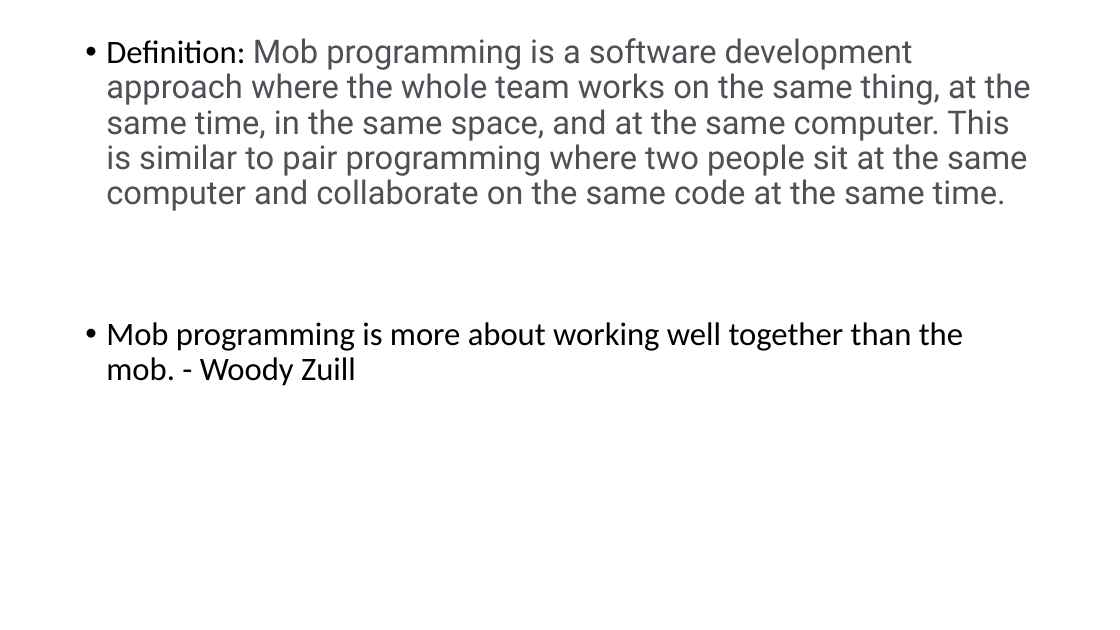
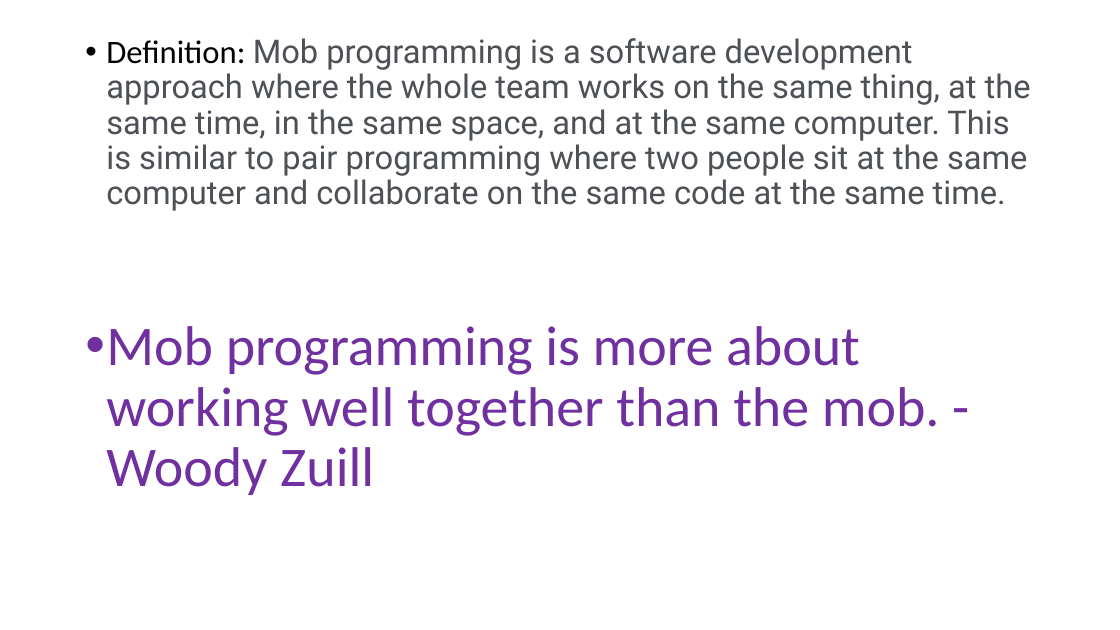
Before and after one commit to jonathan-r-jones/Mob-Programming-Demo, a slide deck: slide 2 of mob.pptx. Drawn at 1120x630 pixels with LibreOffice and Linux fonts; fonts in the diff are those of the drawing. Boxes give left, top, right and bottom in pixels: in the first picture for what was removed or moved away, otherwise in the second. Text is boxed around its words. In the diff, an @@ line names an element or a change of style, - is before the commit and + after.

Commit message:
Oct-30-2020_10:51_PM

```diff
--- a/mob.pptx
+++ b/mob.pptx
@@ text at [106, 326, 940, 495]: size 28 to 48 pt, text colour #000000 to #7030A0 in "Mob programming is more about working well ..." @@
```
Also in this commit, not shown: 2 slides added, 1 slide removed.
